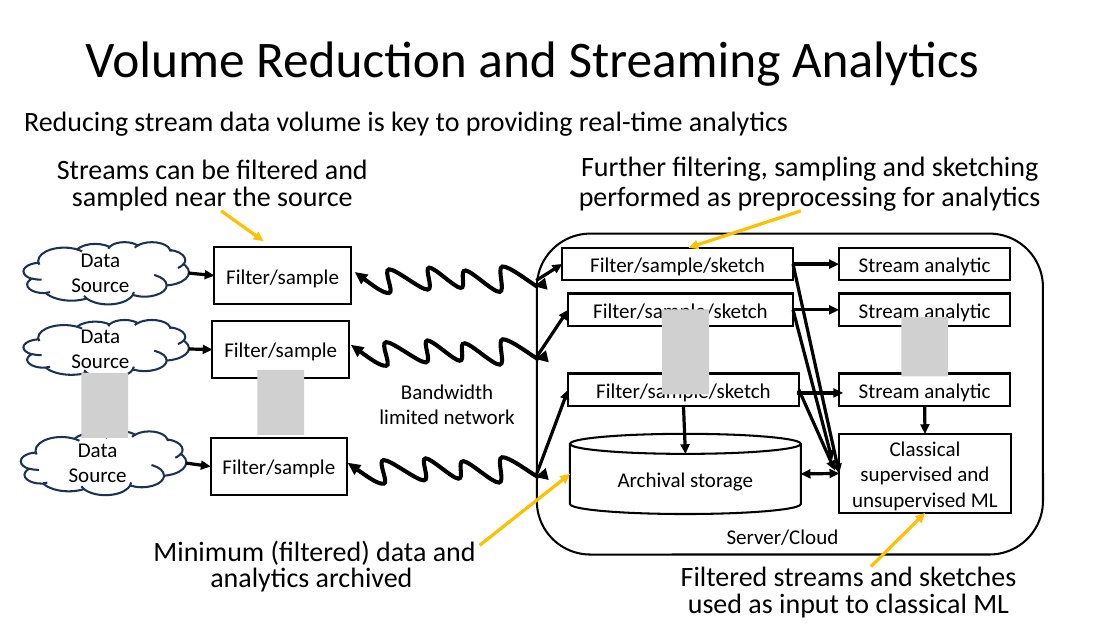
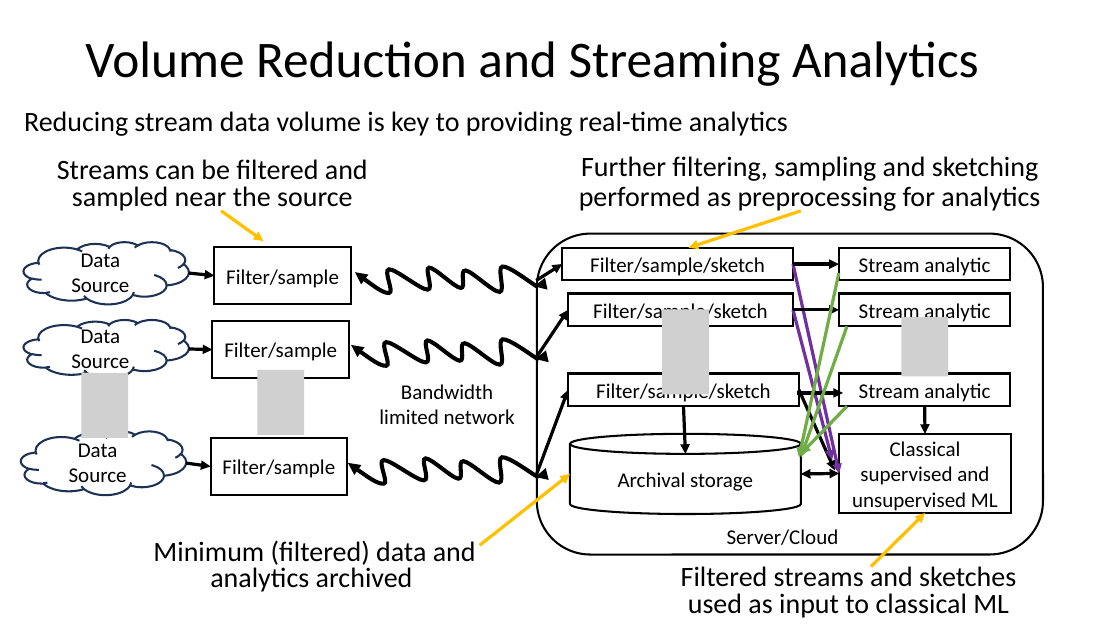
Before and after one commit to tenevian/Harvard-SSP-Data-Mining, a slide deck: slide 11 of slides/3_StreamingAnalytics.pptx. Drawn at 1120x630 pixels with LibreOffice and Linux fonts; fonts in the diff are those of the drawing; grey boxes stand for pictures. Boxes give left, top, right and bottom in pixels: in the first picture for what was removed or moved away, otherwise in the second. Text is boxed around its words. In the diff, an @@ line names an element or a change of style, - is before the commit and + after.

```diff
--- a/slides/3_StreamingAnalytics.pptx
+++ b/slides/3_StreamingAnalytics.pptx
@@ arrow (793, 264) - (839, 474): stroke #000000 2.75 pt to #7030A0 2.75 pt @@
@@ arrow added from (839, 273) to (799, 457), #70AD47 2.75 pt @@
@@ arrow (793, 310) - (833, 460): stroke #000000 2.75 pt to #7030A0 2.75 pt @@
@@ arrow added from (847, 326) to (801, 457), #70AD47 2.75 pt @@
@@ arrow added from (847, 407) to (801, 454), #70AD47 2.75 pt @@
```
Also in this commit, not shown: 1 other slide changed.
